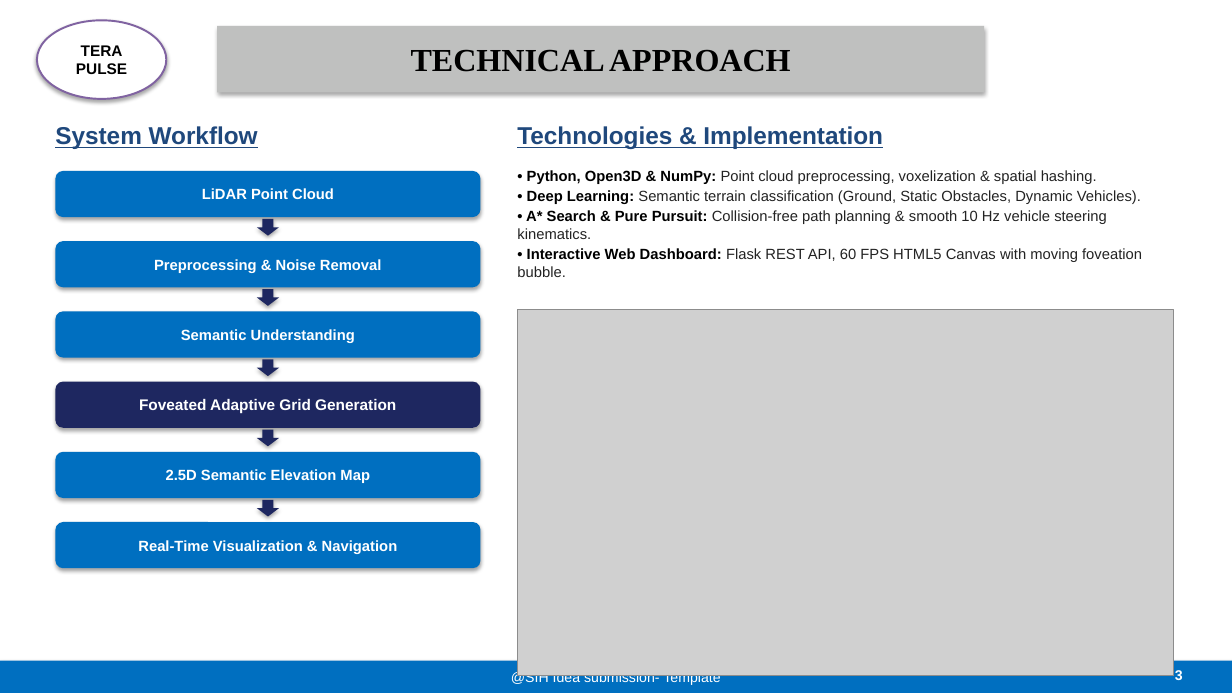
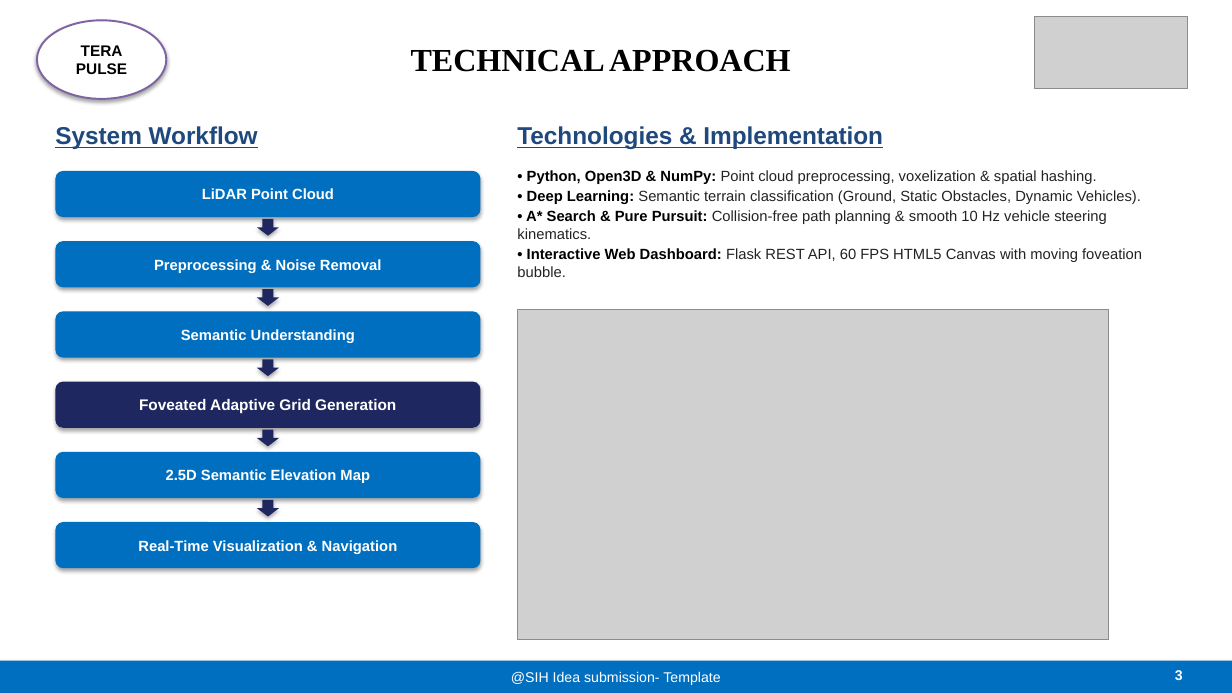
Before and after one commit to AbhayVerma628/SIH26053_Lidar, a slide deck: slide 3 of docs/SIH26053_TeraPulse_Official_Presentation.pptx. Drawn at 1232x693 pixels with LibreOffice and Linux fonts; fonts in the diff are those of the drawing; grey boxes stand for pictures. Boxes give left, top, right and bottom in pixels: in the first picture for what was removed or moved away, otherwise in the second. Text is boxed around its words. In the diff, an @@ line names an element or a change of style, - is before the commit and + after.

```diff
--- a/docs/SIH26053_TeraPulse_Official_Presentation.pptx
+++ b/docs/SIH26053_TeraPulse_Official_Presentation.pptx
@@ text "TECHNICAL APPROACH": place and size @@
-text "TECHNICAL APPROACH" at box(217, 26, 984, 92)
+text "TECHNICAL APPROACH" at box(411, 49, 791, 72)
@@ text "TECHNICAL APPROACH" at box(411, 49, 791, 72): fill #BFC0BF to none; shadow off @@
@@ picture added at box(1035, 17, 1188, 89) @@
@@ picture: place and size @@
-picture at box(518, 310, 1174, 677)
+picture at box(518, 310, 1109, 640)
```
Also in this commit, not shown: 5 other slides changed, 6 other files.
